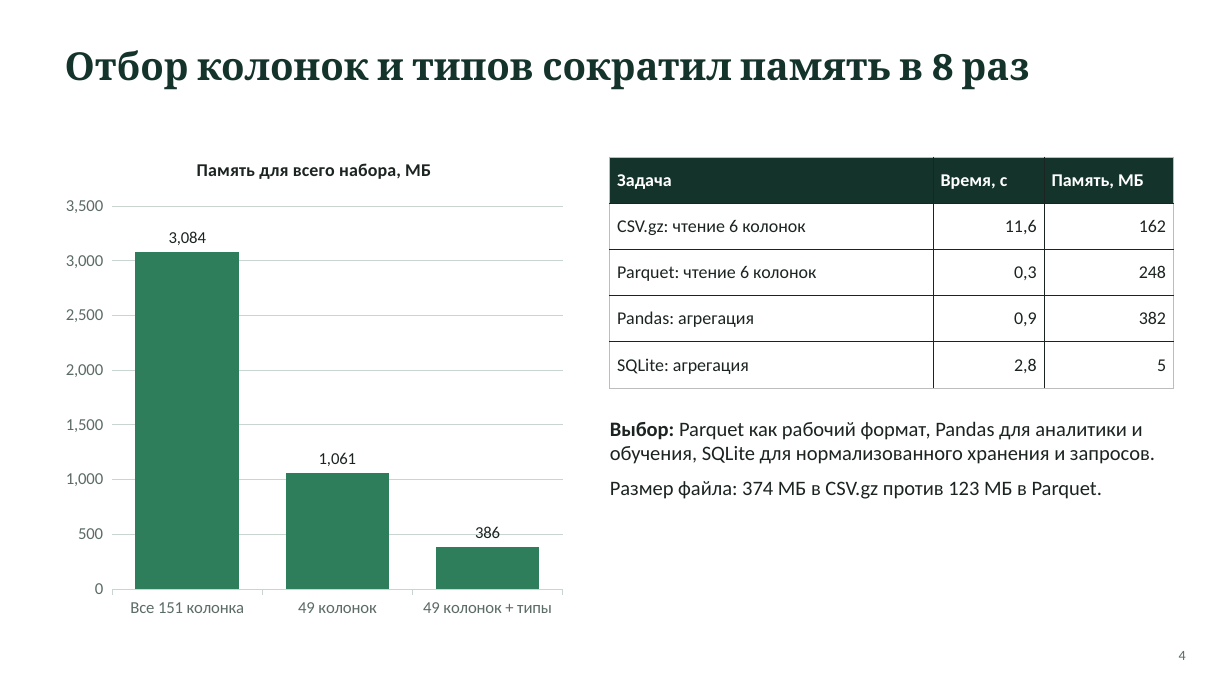
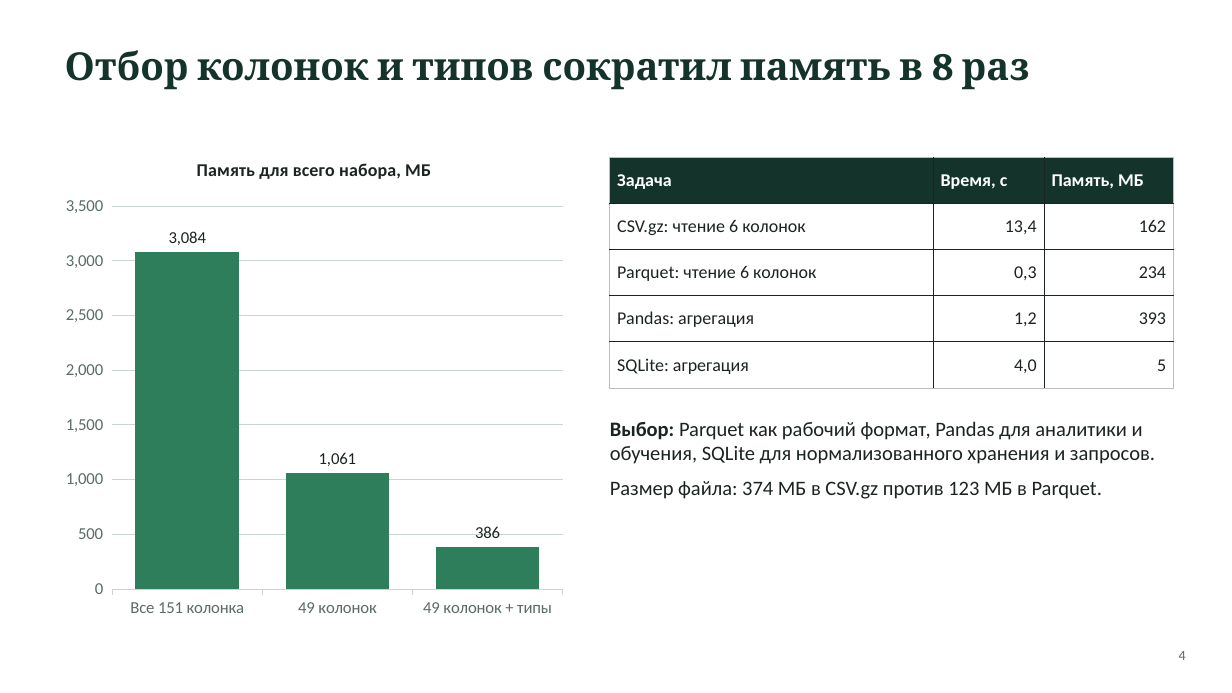
Before and after one commit to yersaa/Loan_default_prediction, a slide deck: slide 4 of docs/presentation.pptx. Drawn at 1232x693 pixels with LibreOffice and Linux fonts; fonts in the diff are those of the drawing. Boxes give left, top, right and bottom in pixels: in the first picture for what was removed or moved away, otherwise in the second. Text is boxed around its words. In the diff, an @@ line names an element or a change of style, - is before the commit and + after.

```diff
--- a/docs/presentation.pptx
+++ b/docs/presentation.pptx
@@ table at bbox=[610, 157, 1174, 388] @@
-row 2, column 2: 11,6
+row 2, column 2: 13,4
-row 3, column 3: 248
+row 3, column 3: 234
-row 4, column 2: 0,9
+row 4, column 2: 1,2
-row 4, column 3: 382
+row 4, column 3: 393
-row 5, column 2: 2,8
+row 5, column 2: 4,0
```
Also in this commit, not shown: 2 other slides changed, 7 other files.
